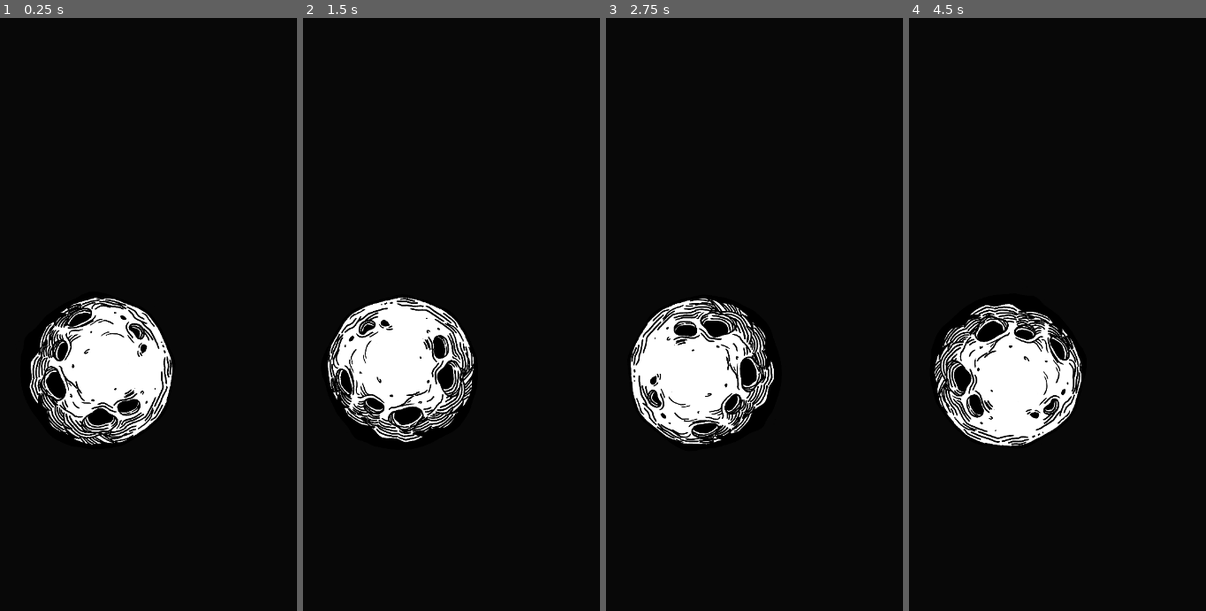
Above: before the commit, frames 1-4 (left to right).
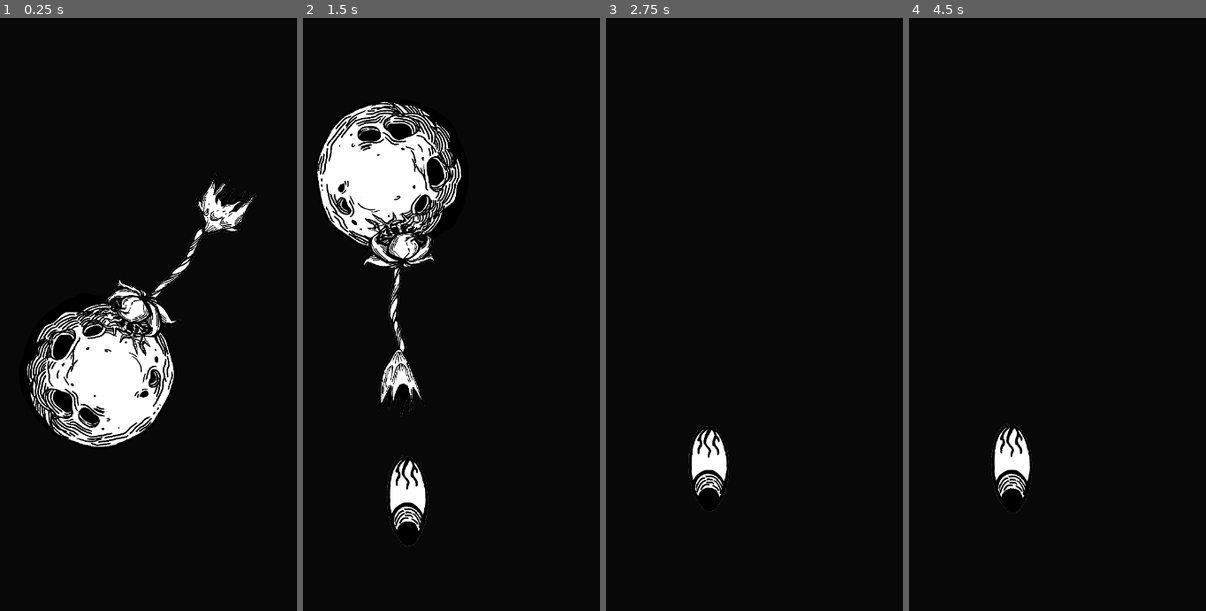
Above: after the commit, the same moments.

Repository: patryelt/RootOfEvil
Game: Godot game, scene res://scenes/Game.tscn
Same seed, same stepped clock (60 frames per second), same inputs: the game is played once before the commit and once after it.
Inputs:
- Up to frame 1 (0.25 s): no input
- Up to frame 2 (1.5 s): tap Space (jump) at 0.77 s
- Up to frame 3 (2.75 s): tap Space (jump) at 1.52 s
- Up to frame 4 (4.5 s): tap Space (jump) at 3.02, 3.77 s

The runs differ from the first frame. In frame 1, 6.4% of the frame differs, in the area x 8-87%, y 25-73%; in frame 2, 15%, in the area x 4-58%, y 14-90%; in frame 3, 7.7%; in frame 4, 7.7%.
Error before the commit: Invalid set index 'camera' (on base: 'null instance') with value of type 'Camera2D (Camera2D.gd)'. (res://scenes/Game.gd:12)

Commit message:
Spawn all planets

Diff:
--- a/scenes/Game.gd
+++ b/scenes/Game.gd
@@ -1,20 +1,24 @@
 extends Node2D
 
 var _planet_scene = preload("res://scenes/Planet.tscn")
+var _player_scene = preload("res://scenes/Player/Player.tscn")
 onready var camera_2d = $Camera2D
 var _planets = []
 var _y_pos = 0
 var _y_planet_space = 1200
 
 func _ready():
-	var start_planet = $StartPlanet
-	var camera = $Camera2D
-	start_planet.camera = camera
-	$StartPlanet/Player.camera = camera
-	camera.target = start_planet
-	_planets.push_back(start_planet)
 	spawn_planet()
 	spawn_planet()
+	spawn_planet()
+	var player = _player_scene.instance()
+	player.camera = camera_2d
+	var start_planet = _planets[0]
+	player._planet = start_planet
+	start_planet.add_child(player)
+	camera_2d.target = start_planet
+	player.translate(Vector2(0,-380))
+	camera_2d.position = start_planet.position
 
 func spawn_planet(offset = 0, shift_world=false):
 	_y_pos += _y_planet_space
--- a/scenes/Game.tscn
+++ b/scenes/Game.tscn
@@ -1,7 +1,5 @@
-[gd_scene load_steps=5 format=2]
+[gd_scene load_steps=3 format=2]
 
-[ext_resource path="res://scenes/Player/Player.tscn" type="PackedScene" id=1]
-[ext_resource path="res://scenes/Planet.tscn" type="PackedScene" id=2]
 [ext_resource path="res://scenes/Camera2D.gd" type="Script" id=3]
 [ext_resource path="res://scenes/Game.gd" type="Script" id=4]
 
@@ -9,19 +7,5 @@
 script = ExtResource( 4 )
 
 [node name="Camera2D" type="Camera2D" parent="."]
-position = Vector2( 249, 670 )
 current = true
 script = ExtResource( 3 )
-
-[node name="Planet2" parent="." instance=ExtResource( 2 )]
-position = Vector2( 246, -153 )
-rotation_speed = 0.0
-
-[node name="Planet3" parent="." instance=ExtResource( 2 )]
-position = Vector2( 249, 670 )
-rotation_speed = 0.19
-direction = -1
-corruption = 1
-
-[node name="Player" parent="StartPlanet" instance=ExtResource( 1 )]
-position = Vector2( 0, -398 )
--- a/scenes/Player/Player.gd
+++ b/scenes/Player/Player.gd
@@ -6,9 +6,6 @@
 var _jump_speed = 0
 onready var player_anim = $player_anim
 
-
-func _ready():
-	_planet = get_parent()
 
 func _get_jump_direction():
 	var up_direction = (global_position - _planet.global_position).normalized()
